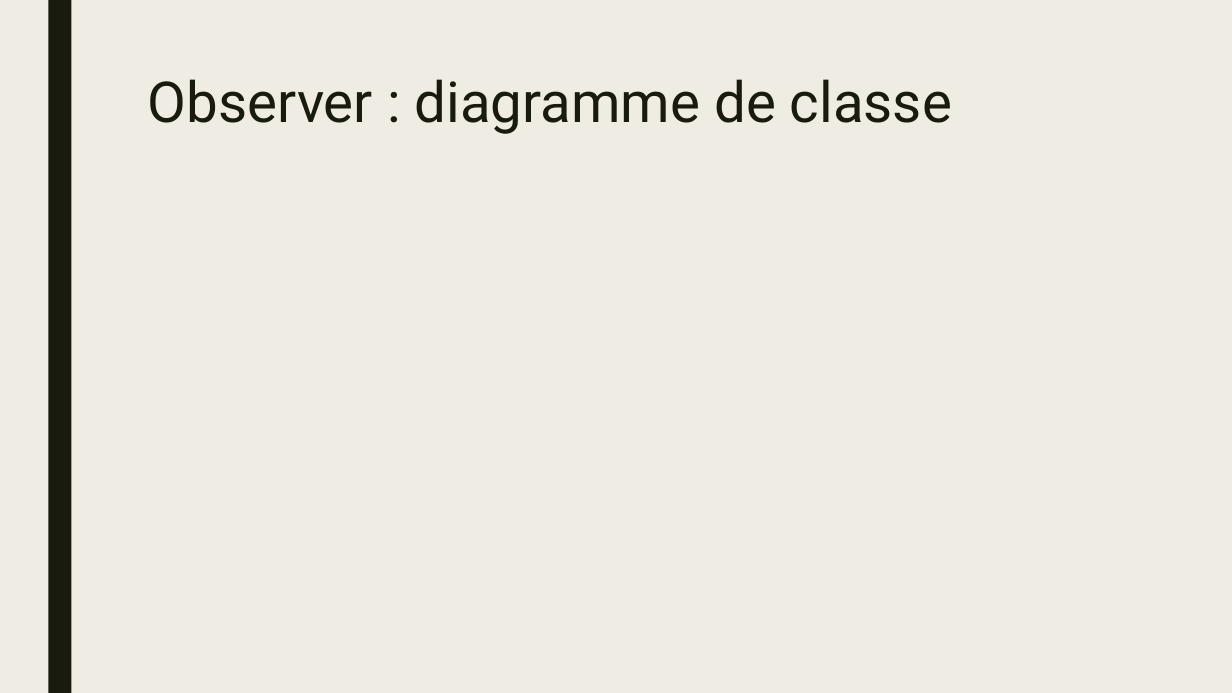
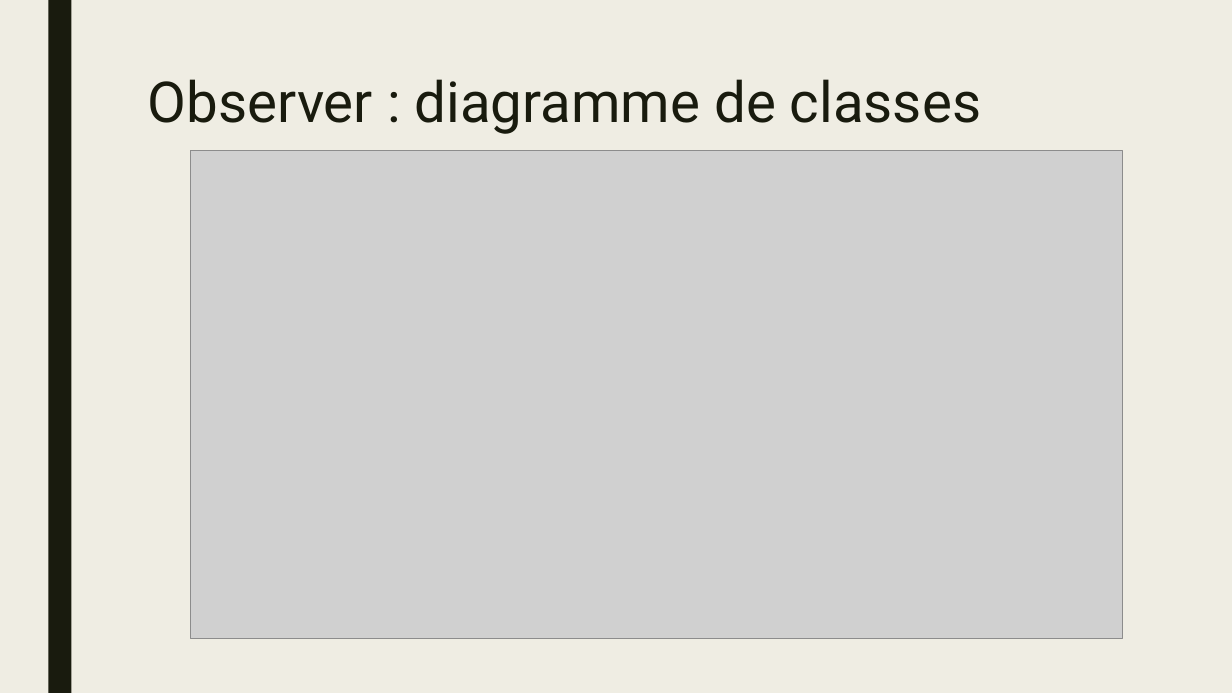
Before and after one commit to klagrassa/observer_dp, a slide deck: slide 5 of presentation.pptx. Drawn at 1232x693 pixels with LibreOffice and Linux fonts; fonts in the diff are those of the drawing; grey boxes stand for pictures. Boxes give left, top, right and bottom in pixels: in the first picture for what was removed or moved away, otherwise in the second. Text is boxed around its words. In the diff, an @@ line names an element or a change of style, - is before the commit and + after.

Commit message:
Classes finished

```diff
--- a/presentation.pptx
+++ b/presentation.pptx
@@ title at [148,79,981,134]: text changed @@
-Observer : diagramme de classe
+Observer : diagramme de classes
@@ picture added at [190,151,1122,639] @@
```
Also in this commit, not shown: 3 other slides changed, 2 slides added, 1 slide removed, 13 other files.
